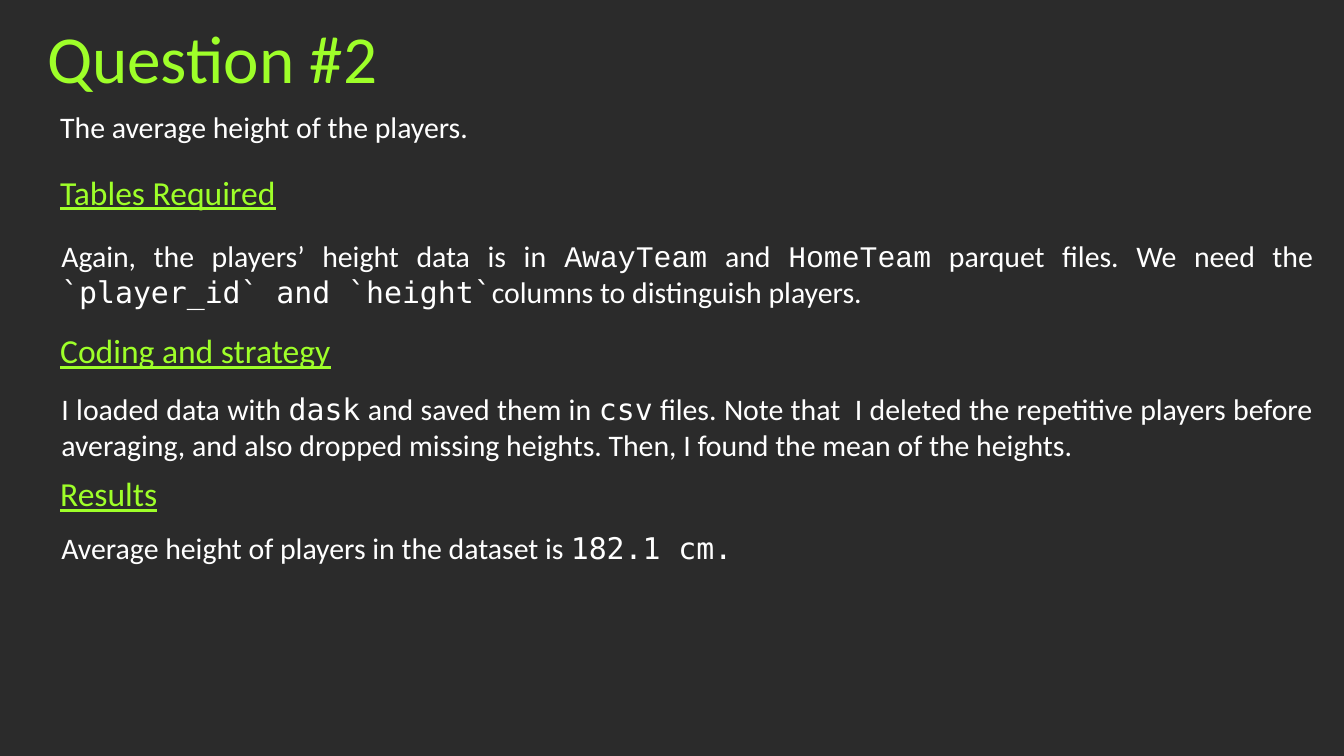
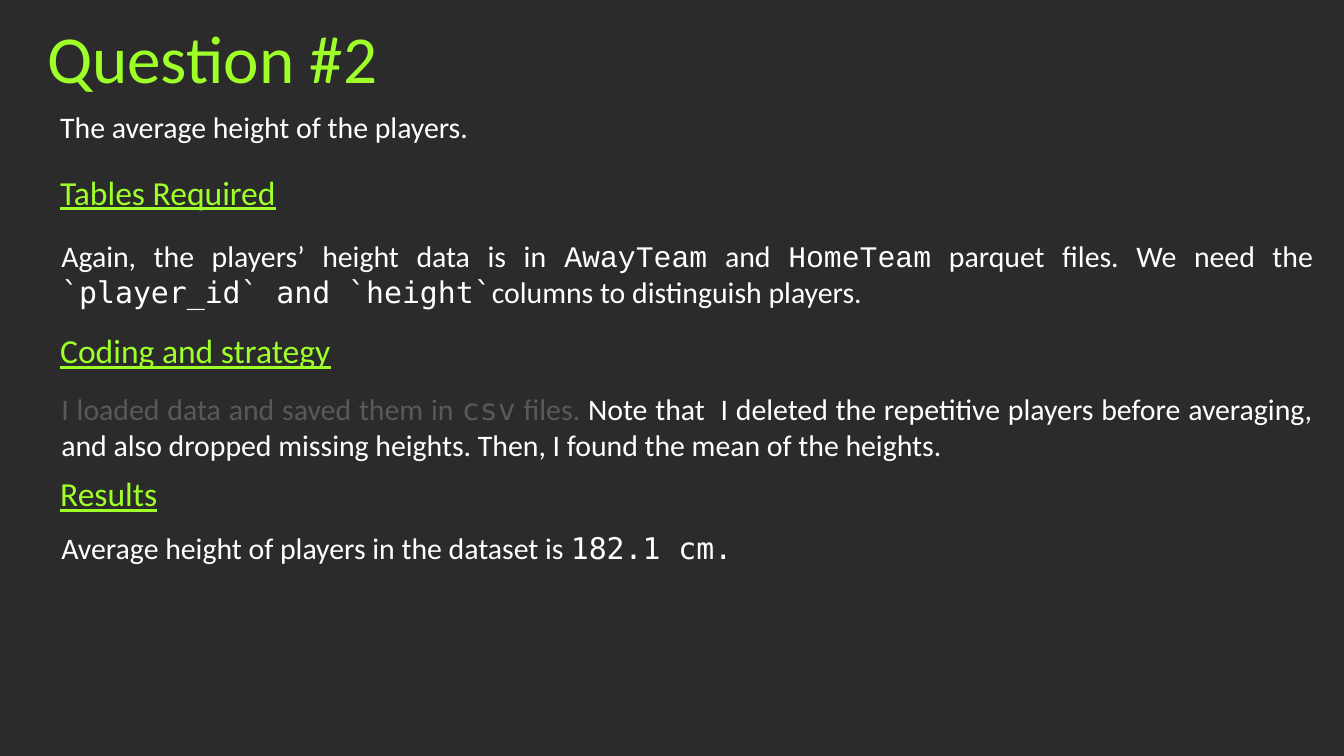
Before and after one commit to HosseinMohammadi00427/Analysis-Project, a slide deck: slide 7 of Mohammadi.pptx. Drawn at 1344x756 pixels with LibreOffice and Linux fonts; fonts in the diff are those of the drawing; background and template pictures are left out; a plain dark background stands for a picture behind light text. Boxes give left, top, right and bottom in pixels: in the first picture for what was removed or moved away, otherwise in the second. Text is boxed around its words. In the diff, an @@ line names an element or a change of style, - is before the commit and + after.

```diff
--- a/Mohammadi.pptx
+++ b/Mohammadi.pptx
@@ text at [61, 399, 1312, 461]: text changed @@
-I loaded data with dask and saved them in csv files. Note that I deleted the repetitive players before averaging, and also dropped missing heights. Then, I found the mean of the heights.
+I loaded data and saved them in csv files. Note that I deleted the repetitive players before averaging, and also dropped missing heights. Then, I found the mean of the heights.
```
Also in this commit, not shown: 5 other slides changed.
